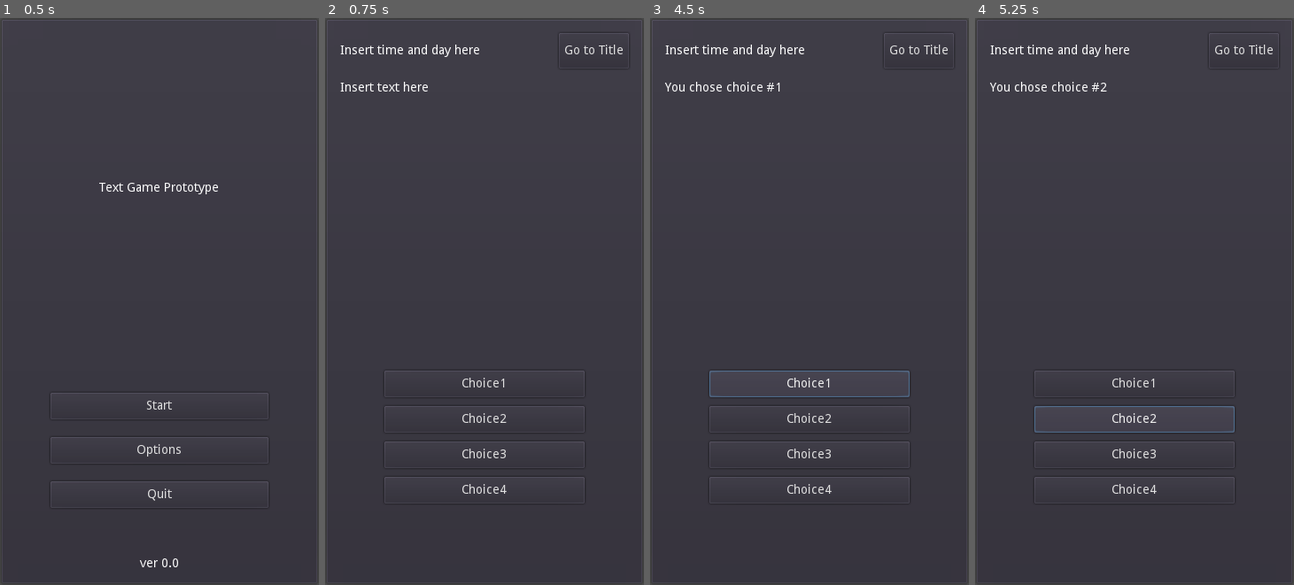
Above: before the commit, frames 1-4 (left to right).
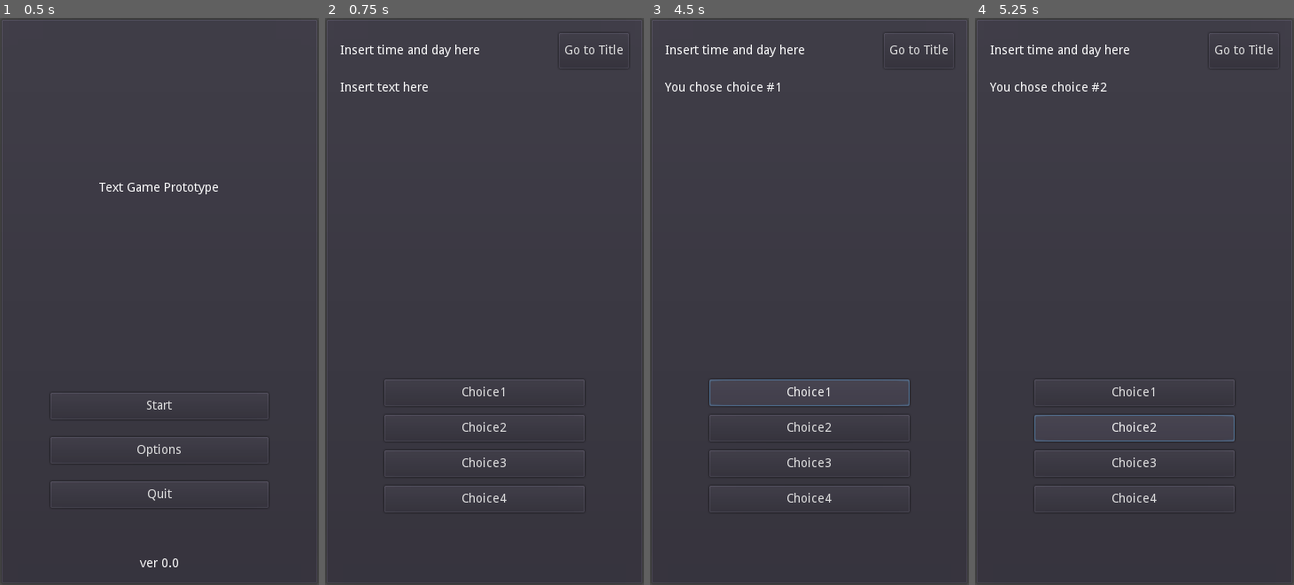
Above: after the commit, the same moments.

Repository: philipuriarte/A-Churchyard-of-Orphans
Game: Godot game, scene res://scenes/main.tscn
The game is run twice, just before and just after one commit, with the same random seed, the same clock (stepped at 60 frames per second) and the same inputs.
Inputs:
- Up to frame 1 (0.5 s): no input
- Up to frame 2 (0.75 s): click "Start" at 0.5 s
- Up to frame 3 (4.5 s): click "Go to Title" at 1.25 s; click "Start" at 2 s; click "Go to Title" at 2.75 s; click "Start" at 3.5 s; click "Choice1" at 4.25 s
- Up to frame 4 (5.25 s): click "Choice2" at 5 s

Frame 1 is identical in both runs. In frame 2, 1.5% of the frame differs, in the area x 18-82%, y 62-86%; in frame 3, 1.9%; in frame 4, 2.0%.

Commit message:
Update BottomContainer min size to 40

Diff:
--- a/scenes/game_screen.tscn
+++ b/scenes/game_screen.tscn
@@ -46,18 +46,18 @@
 [node name="ContentScroll" type="ScrollContainer" parent="MarginContainer/MainCointainer"]
 margin_top = 55.0
 margin_right = 326.0
-margin_bottom = 541.0
+margin_bottom = 551.0
 size_flags_vertical = 3
 
 [node name="ContentContainer" parent="MarginContainer/MainCointainer/ContentScroll" instance=ExtResource( 2 )]
 margin_top = 0.0
 margin_right = 326.0
-margin_bottom = 486.0
+margin_bottom = 496.0
 
 [node name="BottomContainer" type="HBoxContainer" parent="MarginContainer/MainCointainer"]
-margin_top = 556.0
+margin_top = 566.0
 margin_right = 326.0
 margin_bottom = 606.0
-rect_min_size = Vector2( 0, 50 )
+rect_min_size = Vector2( 0, 40 )
 
 [connection signal="pressed" from="MarginContainer/MainCointainer/TopContainer/TitleButton" to="." method="_on_TitleButton_pressed"]
